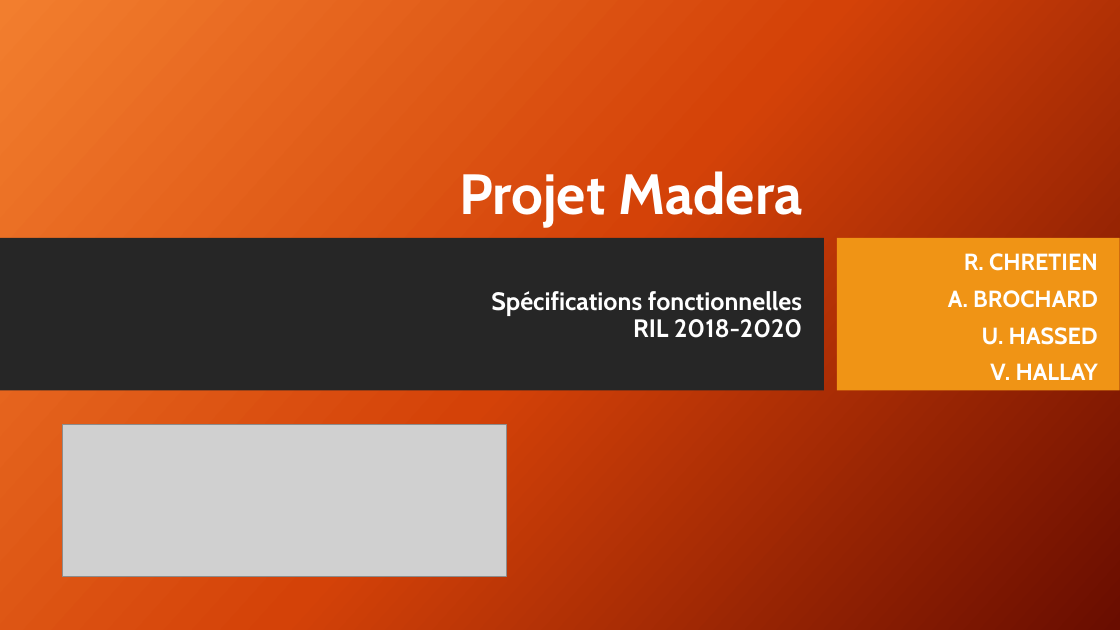
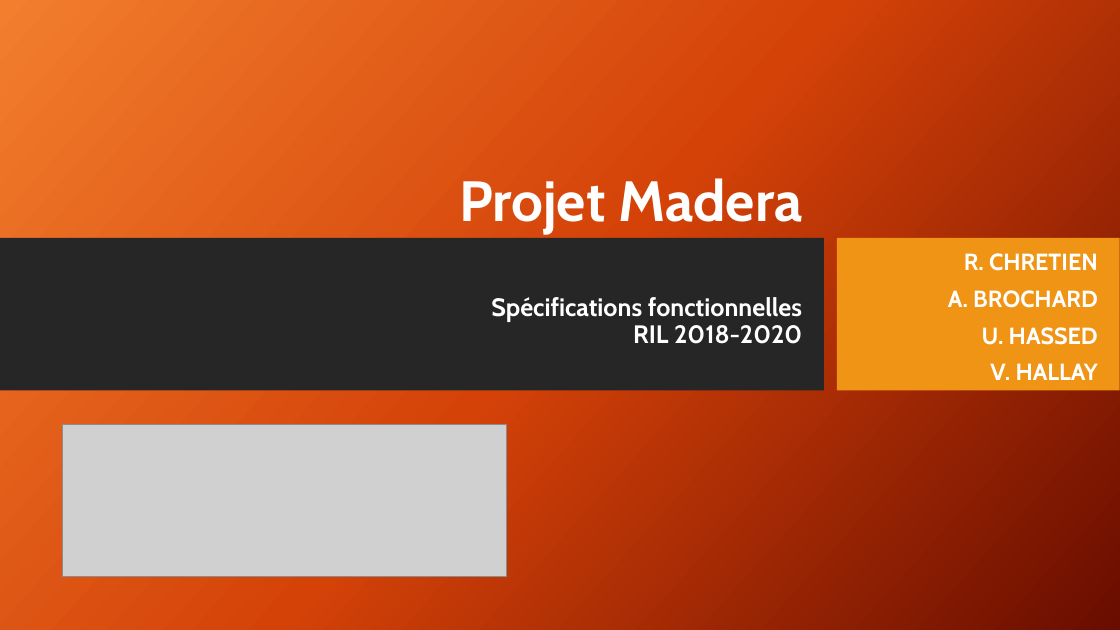
Before and after one commit to Chycrat/snir-co, a slide deck: slide 1 of LIVRABLE-1/Projet Madera.pptx. Drawn at 1120x630 pixels with LibreOffice and Linux fonts; fonts in the diff are those of the drawing; grey boxes stand for pictures; background and template pictures are left out. Boxes give left, top, right and bottom in pixels: in the first picture for what was removed or moved away, otherwise in the second. Text is boxed around its words. In the diff, an @@ line names an element or a change of style, - is before the commit and + after.

```diff
--- a/LIVRABLE-1/Projet Madera.pptx
+++ b/LIVRABLE-1/Projet Madera.pptx
@@ title "Projet Madera Spécifications fonctionnelles RIL ...": place and size @@
-title "Projet Madera Spécifications fonctionnelles RIL ..." at [459, 171, 802, 338]
+title "Projet Madera Spécifications fonctionnelles RIL ..." at [459, 178, 802, 344]
```
Also in this commit, not shown: 3 other slides changed, 2 slides added.
